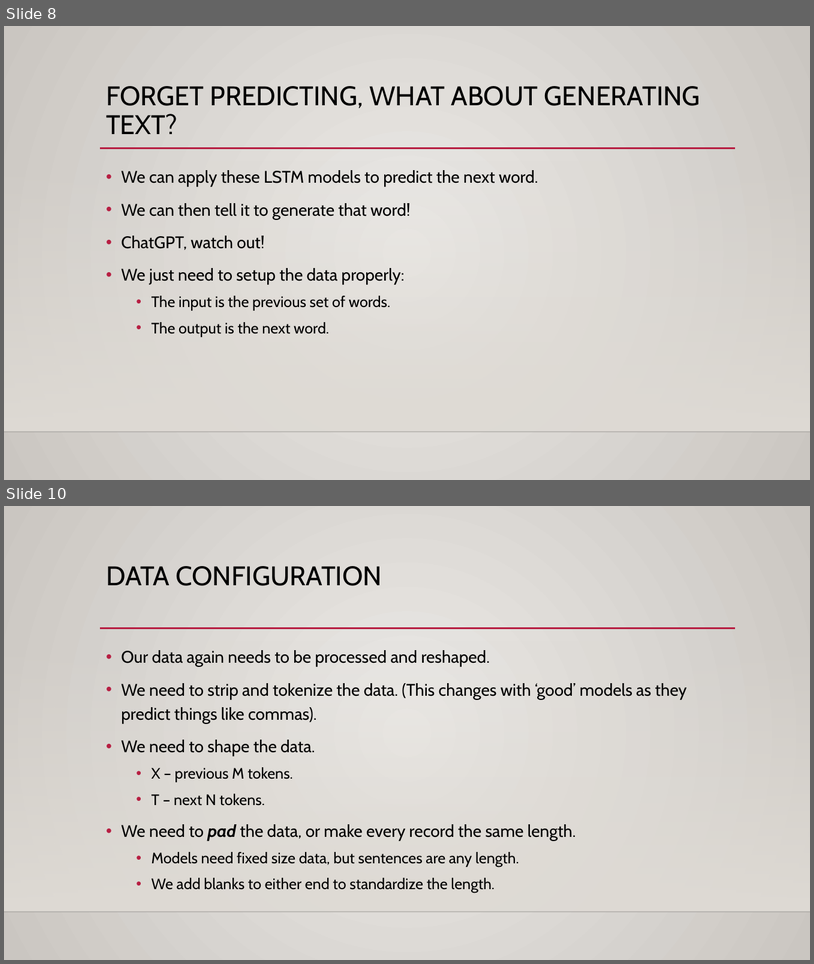
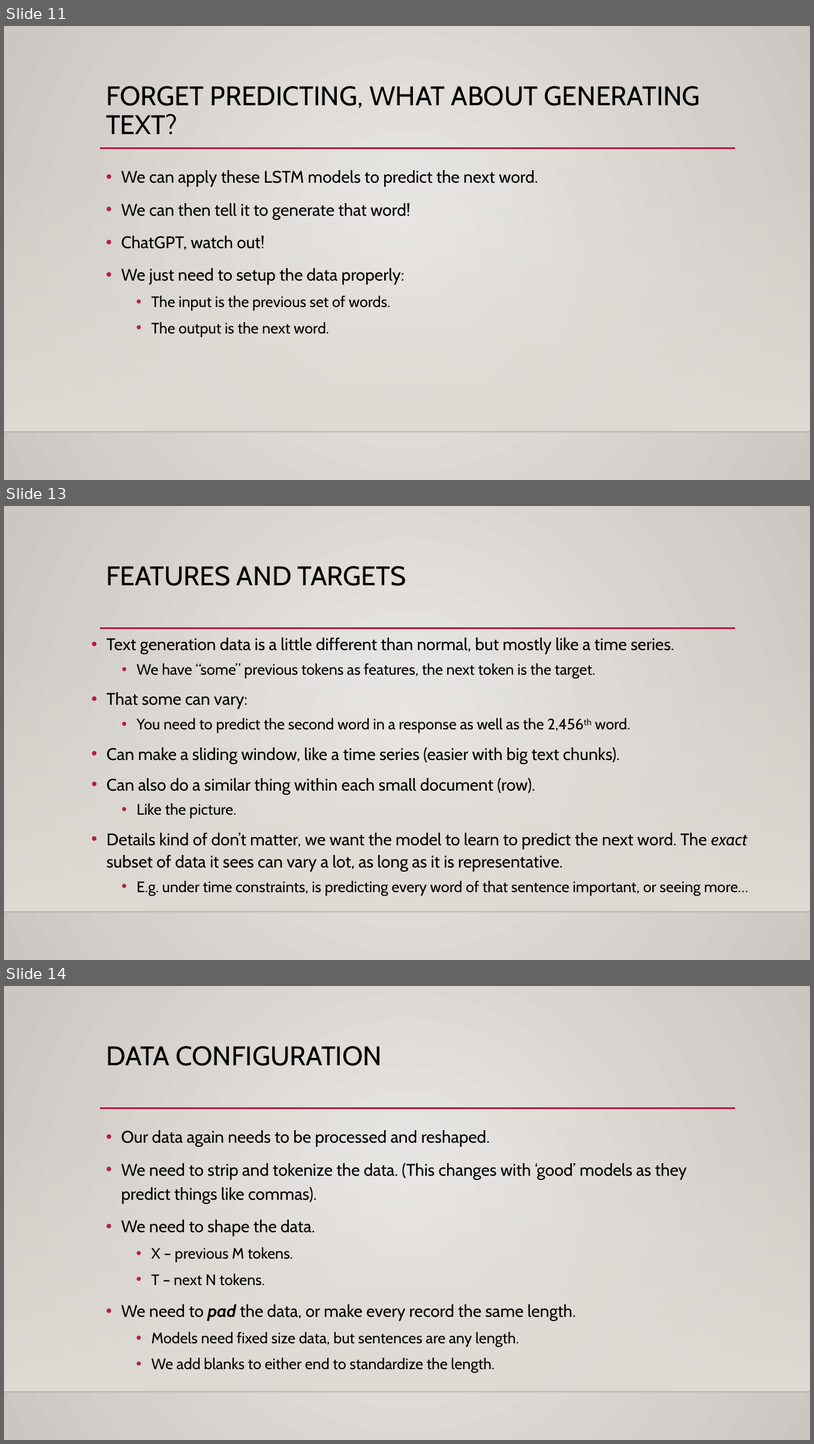
Before and after one commit to AkeemSemperDataScience/Intro_to_Machine_Learning_Students, a slide deck: reference_content/Slides/text_gen_lstm.pptx. Shown one above the other, each under a label of ours: slides 8 and 10 before the commit, slides 11, 13 and 14 after it; the slides between them are not shown. The pictures are 814x964 and 814x1444 pixels, drawn with LibreOffice and Linux fonts; fonts in the diff are those of the drawing; background and template pictures are left out. Boxes give left, top, right and bottom in pixels: in the first picture for what was removed or moved away, otherwise in the second. Text is boxed around its words. In the diff, an @@ line names an element or a change of style, - is before the commit and + after.

```diff
--- a/reference_content/Slides/text_gen_lstm.pptx
+++ b/reference_content/Slides/text_gen_lstm.pptx
@@ slide 13 added at bbox=[4, 506, 810, 960], background gradient #ECEAE7 to #CAC7C1; not listed: 3 template elements that a slide beside it also shows @@
@@ title added at bbox=[106, 566, 407, 586], 32 pt, text #000000 @@
+FEATURES AND TARGETS
@@ text added at bbox=[107, 637, 749, 895], 20 pt, text #000000 @@
+• Text generation data is a little different than normal, but mostly like a time series.
+  • We have “some” previous tokens as features, the next token is the target.
+• That some can vary:
+  • You need to predict the second word in a response as well as the 2,456th word.
+• Can make a sliding window, like a time series (easier with big text chunks).
+• Can also do a similar thing within each small document (row).
+  • Like the picture.
+• Details kind of don’t matter, we want the model to learn to predict the next word. The exact subset of data it sees can vary a lot, as long as it is representative.
+  • E.g. under time constraints, is predicting every word of that sentence important, or seeing more…
@@ what was slide 8 is now slide 11 @@
@@ what was slide 10 is now slide 14 @@
```
Also in this commit, not shown: 8 slides changed, 13 other slides added, 3 other files.
